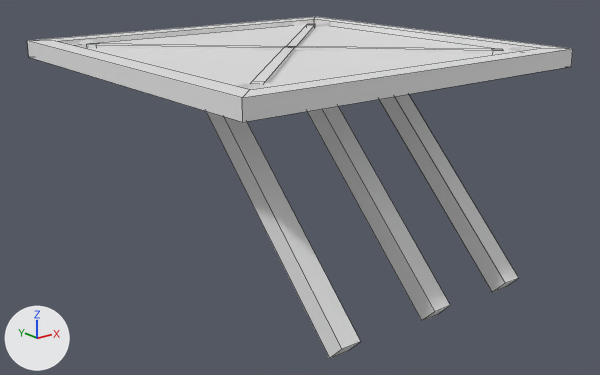
The Blender file 3Dundervisning/platform.blend: old version first, new version second.
Both versions are drawn from a 50 mm lens placed at (-15.73, -20.12, 3.67), pointed at (-0.13, -0.62, -4.13). The lights are fixed; the arrows at lower left show +X, +Y and +Z. Mesh edges are drawn as thin lines on the coarser meshes.
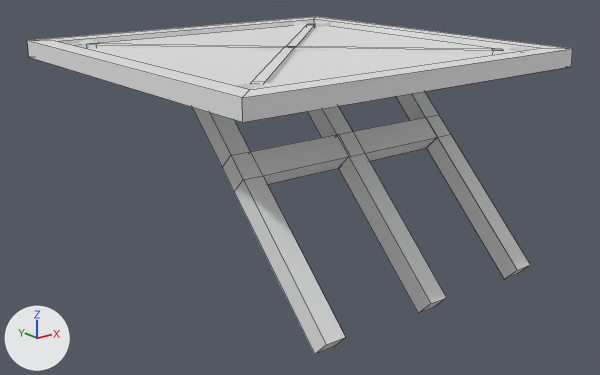
Commit message: blender platform

Where the change shows, as pixel boxes [x1, y1, x2, y2] in the pictures (600 x 375 px):
'Cube.005', reshaped, moved: before [206, 111, 360, 358]; after [192, 107, 349, 354]
'Cube.004', reshaped, moved: before [379, 94, 518, 292]; after [396, 91, 530, 279]
'Cube.003', reshaped: before [307, 106, 450, 321]; after [307, 106, 446, 313]
part 1 of me_cube_006, built on: before [206, 111, 360, 358]; after [192, 107, 446, 354]

The change in detail:
me_cube_005 is used by ob_cube_004; location (2.98, -0.09, -0.06); rotation (0.785, 0.0, 0.0), in degrees (45, 0, 0); scale (-0.311, -0.311, -0.311).
me_cube_005 had 12 vertices, 10 faces and spanned x -1.0..1.0, y -1.0..28.6, z -1.0..1.0.
me_cube_005 now has 20 vertices, 18 faces and spans x -1.0..1.0, y -1.0..27.8, z -1.0..1.0.
Part 2, on me_cube_005:
4 vertices are removed from x -1.0..1.0, y 28.6, z -1.0..1.0.
5 faces are deleted.
12 vertices are added at x -1.0..1.0, y 10.0..27.8, z -1.0..1.0.
13 new faces join them.
me_cube_006 is used by ob_cube_005; location (-3.29, -0.09, -0.06); rotation (0.785, 0.0, 0.0), in degrees (45, 0, 0); scale (-0.311, -0.311, -0.311).
me_cube_006 had 12 vertices, 10 faces and spanned x -1.0..1.0, y -1.0..28.6, z -1.0..1.0.
me_cube_006 now has 24 vertices, 22 faces and spans x -11.0..1.0, y -1.0..27.8, z -1.0..1.0.
Part 1, on me_cube_006:
4 vertices are removed from x -1.0..1.0, y 28.6, z -1.0..1.0.
5 faces are deleted.
16 vertices are added at x -11.0..1.0, y 10.0..27.8, z -1.0..1.0.
17 new faces join them.
Object 'Cube.004' (ob_cube_004) moves from (2.98, -0.09, -0.06) to (3.73, -0.09, -0.06).
Object 'Cube.005' (ob_cube_005) moves from (-3.29, -0.09, -0.06) to (-3.64, -0.09, -0.06).
